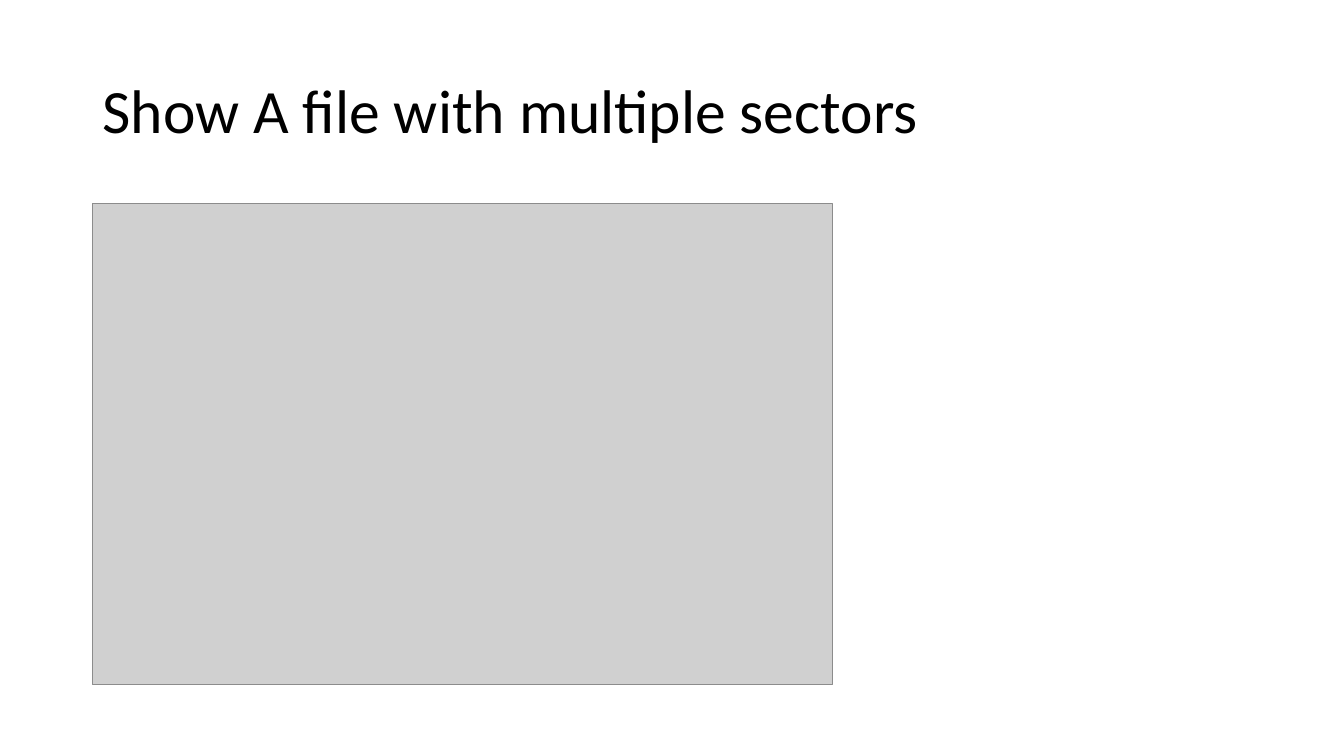
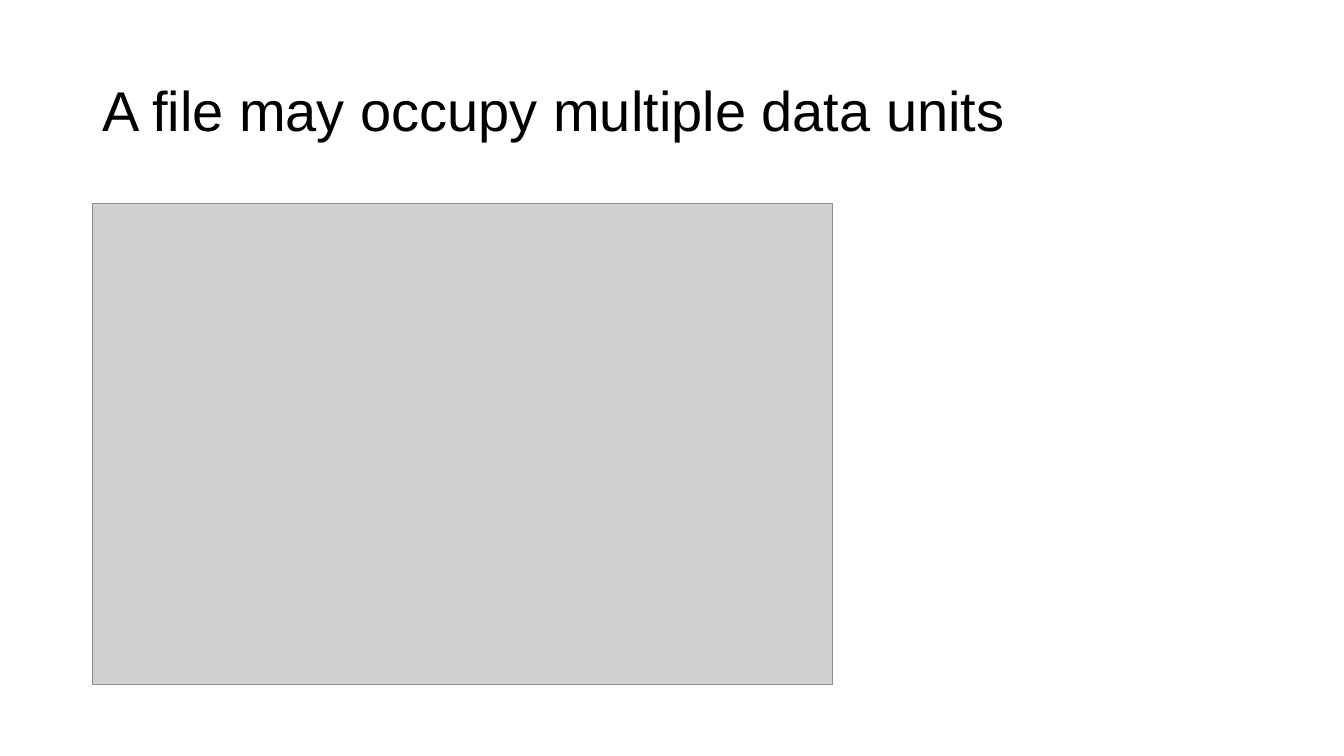
Before and after one commit to frankwxu/Digital-Forensics-Basic-Book, a slide deck: slide 34 of PPTs/Ch7_The_Sleuth_Kit_Tutorial.pptx (slide 32 before the commit). Drawn at 1344x756 pixels with LibreOffice and Linux fonts; fonts in the diff are those of the drawing; grey boxes stand for pictures; background and template pictures are left out. Boxes give left, top, right and bottom in pixels: in the first picture for what was removed or moved away, otherwise in the second. Text is boxed around its words. In the diff, an @@ line names an element or a change of style, - is before the commit and + after.

```diff
--- a/PPTs/Ch7_The_Sleuth_Kit_Tutorial.pptx
+++ b/PPTs/Ch7_The_Sleuth_Kit_Tutorial.pptx
@@ title at [102,90,1004,141]: text changed; size 44 to 40 pt; font Calibri to Arial @@
-Show A file with multiple sectors
+A file may occupy multiple data units
```
Also in this commit, not shown: 37 other slides changed, 4 slides added, 1 slide removed.
